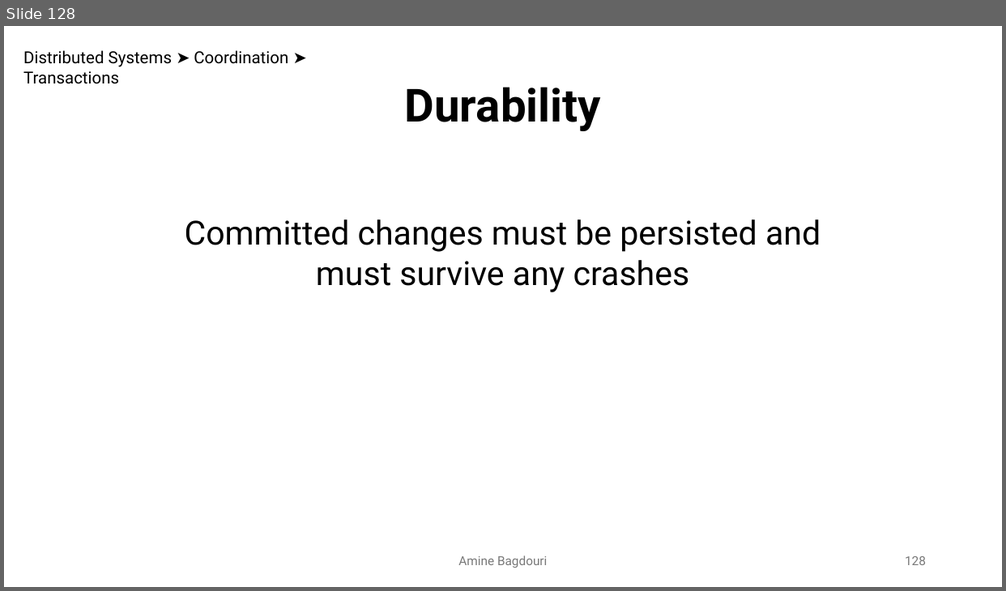
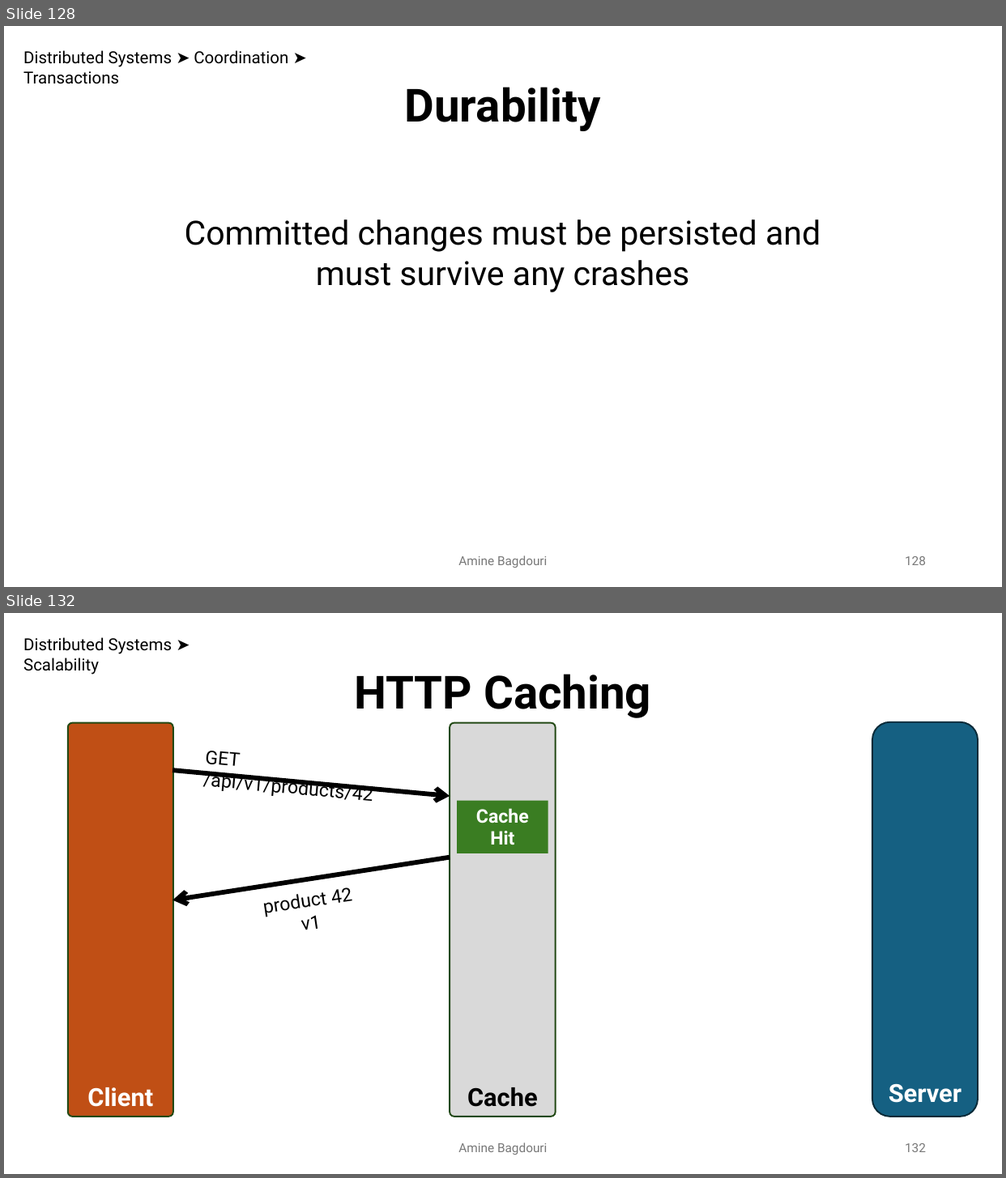
Before and after one commit to aminebag/distributed_systems, a slide deck: distributed_architectures.pptx. Shown one above the other, each under a label of ours: slide 128 before the commit, slides 128 and 132 after it; the slides between them are not shown. The pictures are 1006x591 and 1006x1178 pixels, drawn with LibreOffice and Linux fonts; fonts in the diff are those of the drawing. Boxes give left, top, right and bottom in pixels: in the first picture for what was removed or moved away, otherwise in the second. Text is boxed around its words. In the diff, an @@ line names an element or a change of style, - is before the commit and + after.

```diff
--- a/distributed_architectures.pptx
+++ b/distributed_architectures.pptx
@@ slide 132 added at <box>4,613,1002,1174</box>, background #FFFFFF @@
@@ text added at <box>23,637,172,675</box>, 16 pt, text #000000 @@
+Distributed Systems ➤ Scalability
@@ text added at <box>354,674,651,718</box>, 44 pt, text #000000, bold @@
+HTTP Caching
@@ rounded rectangle added at <box>68,723,173,1117</box>, fill #C04F15, outline #224914 1.5 pt, 24 pt, text #FFFFFF, bold @@
+Client
@@ rounded rectangle added at <box>450,723,555,1117</box>, fill #D9D9D9, outline #224914 1.5 pt, 24 pt, text #000000, bold @@
+Cache
@@ rounded rectangle added at <box>872,722,978,1117</box>, fill #156082, outline #092A39 1.5 pt, 24 pt, text #FFFFFF, bold @@
+Server
@@ text added at <box>203,751,373,801</box>, 18 pt, text #000000 @@
+GET /api/v1/products/42
@@ arrow added from (172, 770) to (450, 796), #000000 4.5 pt @@
@@ rectangle added at <box>457,801,548,854</box>, fill #3B7D23, 18 pt, text #FFFFFF, bold @@
+Cache Hit
@@ arrow added from (450, 858) to (172, 901), #000000 4.5 pt @@
@@ text added at <box>264,892,327,931</box>, 18 pt, text #000000 @@
+product 42 v1
@@ text added at <box>458,1143,547,1155</box>, 12 pt, text #797979 @@
+Amine Bagdouri
@@ page number added at <box>905,1144,926,1152</box>, 12 pt, text #797979 @@
+132
```
Also in this commit, not shown: 17 other slides added.
